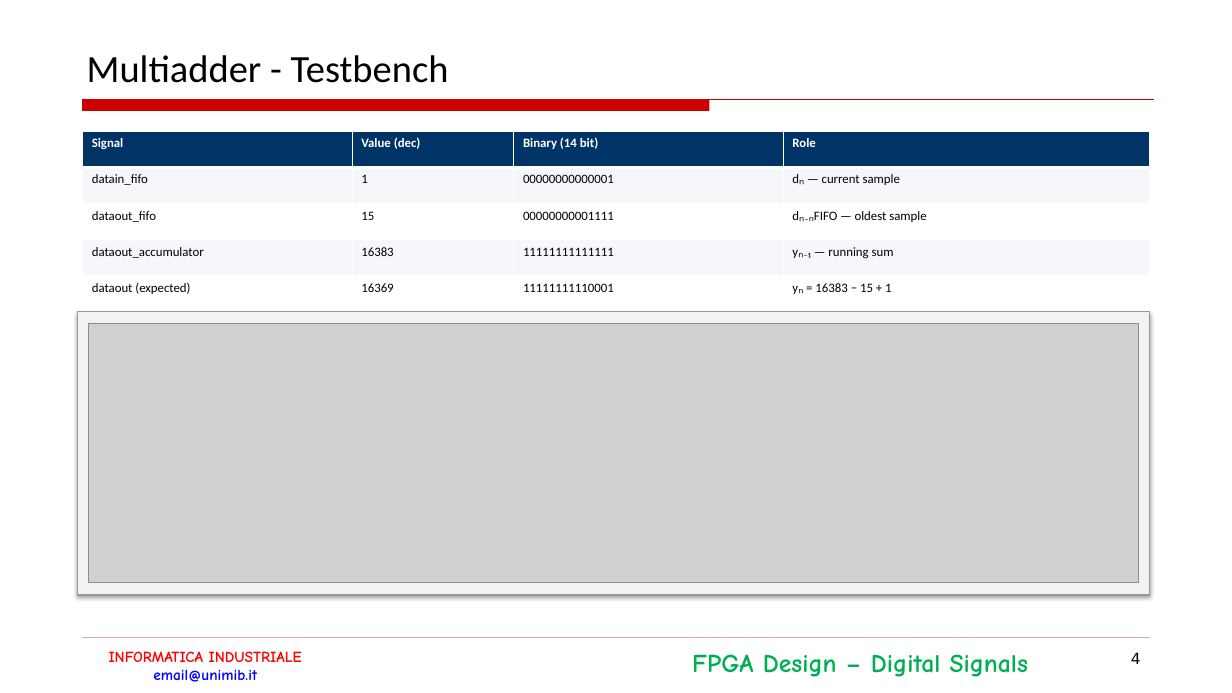
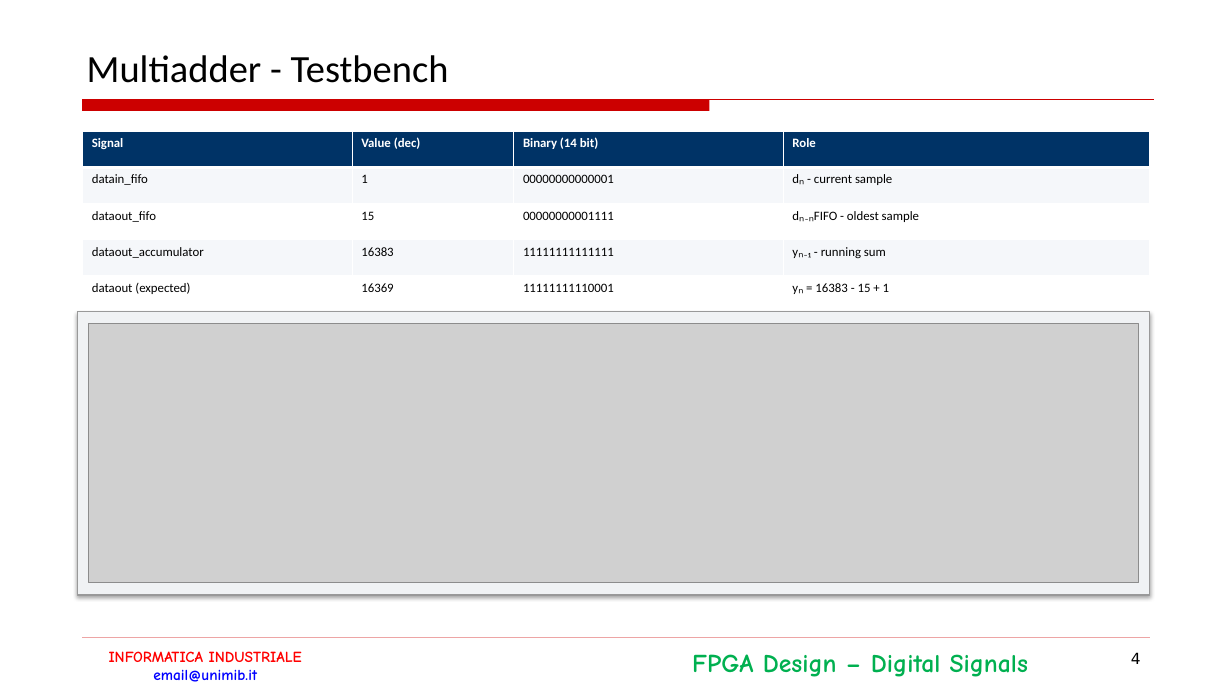
Before and after one commit to NadimElHanafi/Progetto_Informatica_Industriale, a slide deck: slide 4 of DocumentazioneDiProgetto_ElHanafi.pptx. Drawn at 1232x693 pixels with LibreOffice and Linux fonts; fonts in the diff are those of the drawing; grey boxes stand for pictures; background and template pictures are left out. Boxes give left, top, right and bottom in pixels: in the first picture for what was removed or moved away, otherwise in the second. Text is boxed around its words. In the diff, an @@ line names an element or a change of style, - is before the commit and + after.

```diff
--- a/DocumentazioneDiProgetto_ElHanafi.pptx
+++ b/DocumentazioneDiProgetto_ElHanafi.pptx
@@ table at [82,131,1151,311] @@
-row 2, column 4: dₙ — current sample
+row 2, column 4: dₙ - current sample
-row 3, column 4: dₙ₋ₙFIFO — oldest sample
+row 3, column 4: dₙ₋ₙFIFO - oldest sample
-row 4, column 4: yₙ₋₁ — running sum
+row 4, column 4: yₙ₋₁ - running sum
-row 5, column 4: yₙ = 16383 − 15 + 1
+row 5, column 4: yₙ = 16383 - 15 + 1
```
Also in this commit, not shown: 3 other slides changed, 1 other file.
